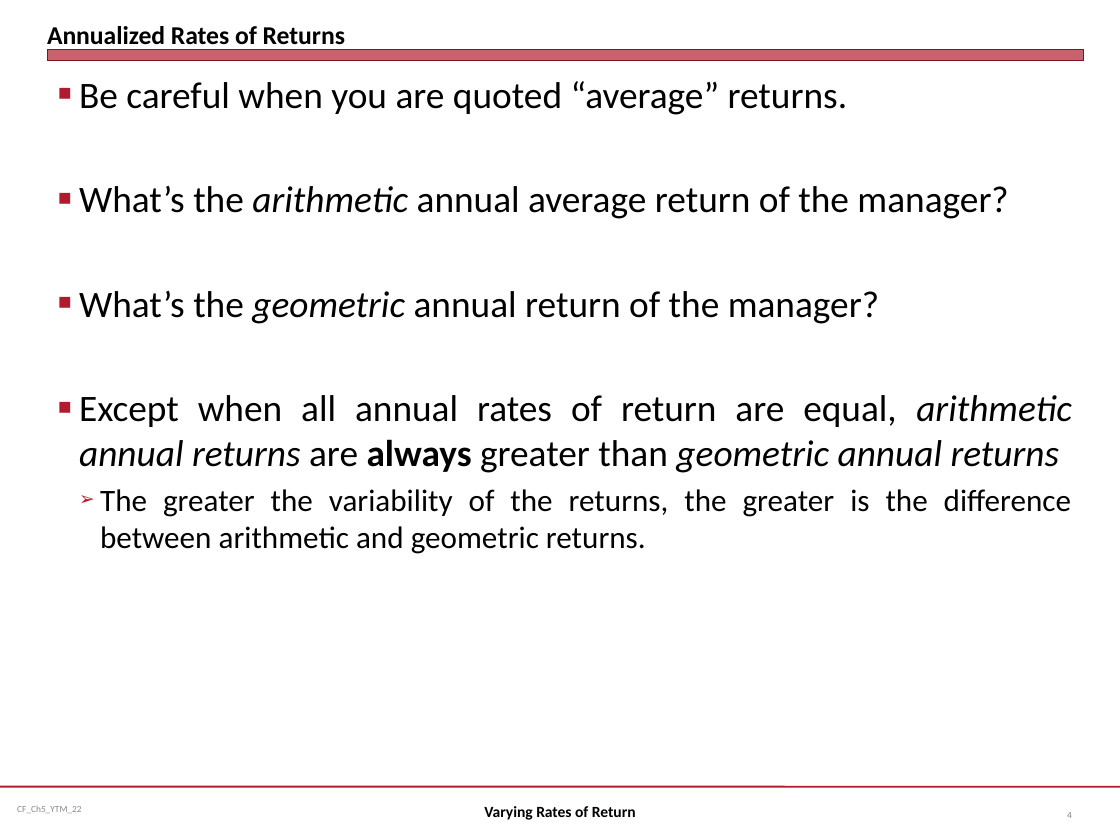
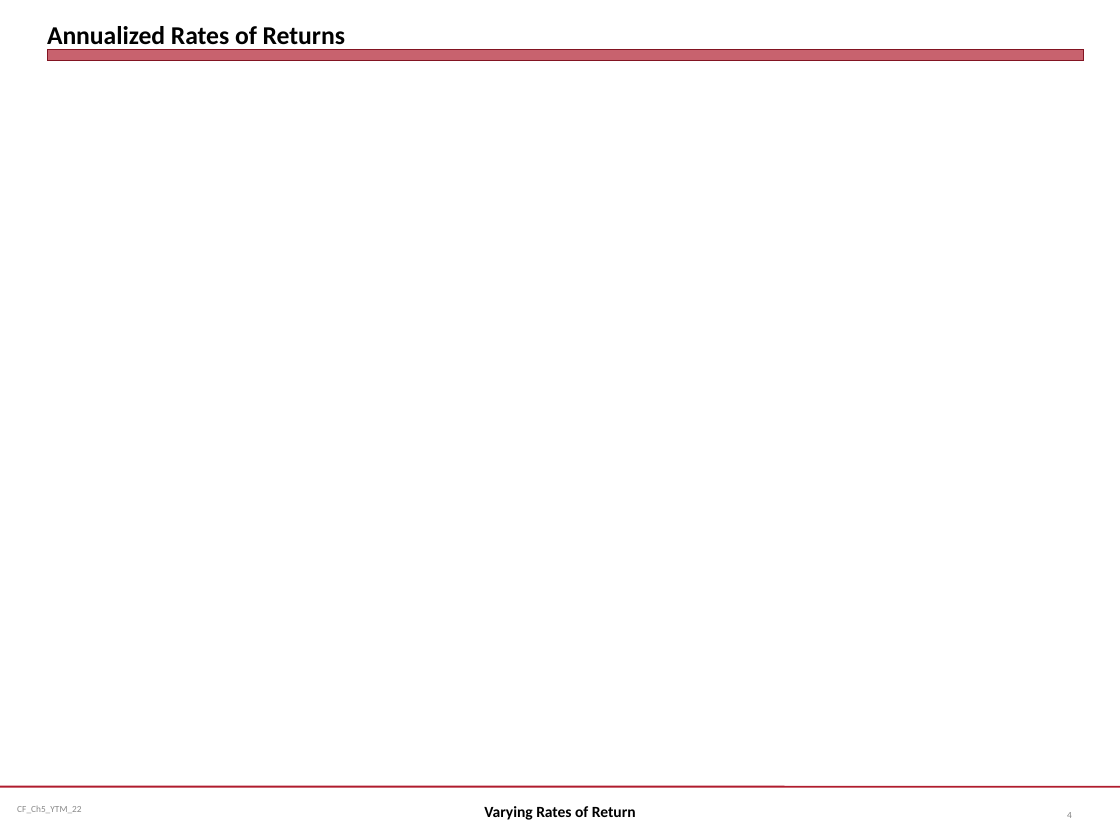
Before and after one commit to jmc877/Corporate-Finance, a slide deck: slide 4 of slides/CF_Ch5_YTM_22.pptx. Drawn at 1120x840 pixels with LibreOffice and Linux fonts; fonts in the diff are those of the drawing; grey boxes stand for pictures. Boxes give left, top, right and bottom in pixels: in the first picture for what was removed or moved away, otherwise in the second. Text is boxed around its words. In the diff, an @@ line names an element or a change of style, - is before the commit and + after.

```diff
--- a/slides/CF_Ch5_YTM_22.pptx
+++ b/slides/CF_Ch5_YTM_22.pptx
@@ text removed at (79,81,1072,554) @@
-■ Be careful when you are quoted “average” returns.
-■ What’s the arithmetic annual average return of the manager?
-■ What’s the geometric annual return of the manager?
-■ Except when all annual rates of return are equal, arithmetic annual returns are always greater than geometric annual returns
-  ➢ The greater the variability of the returns, the greater is the difference between arithmetic and geometric returns.
```
Also in this commit, not shown: 1 other file.
